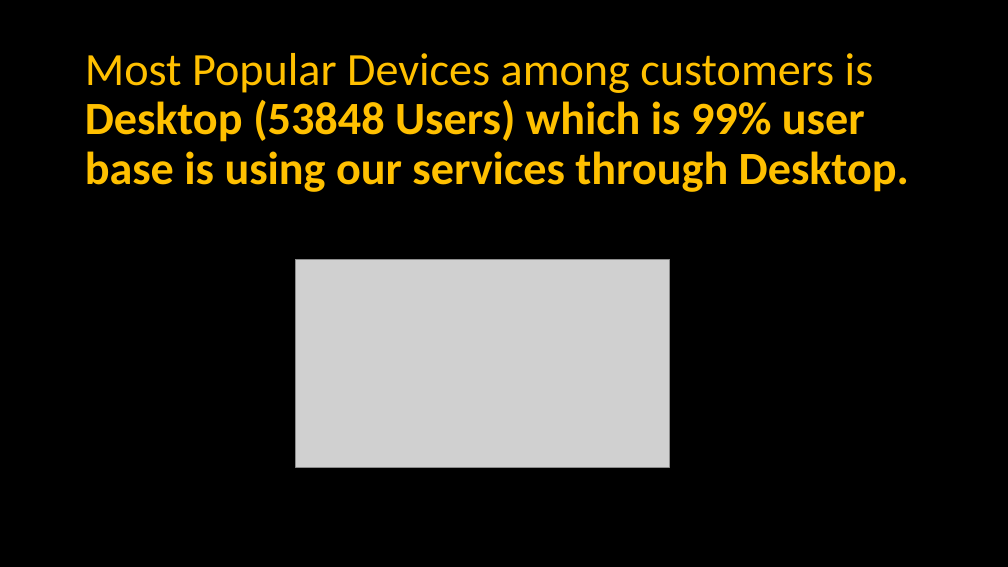
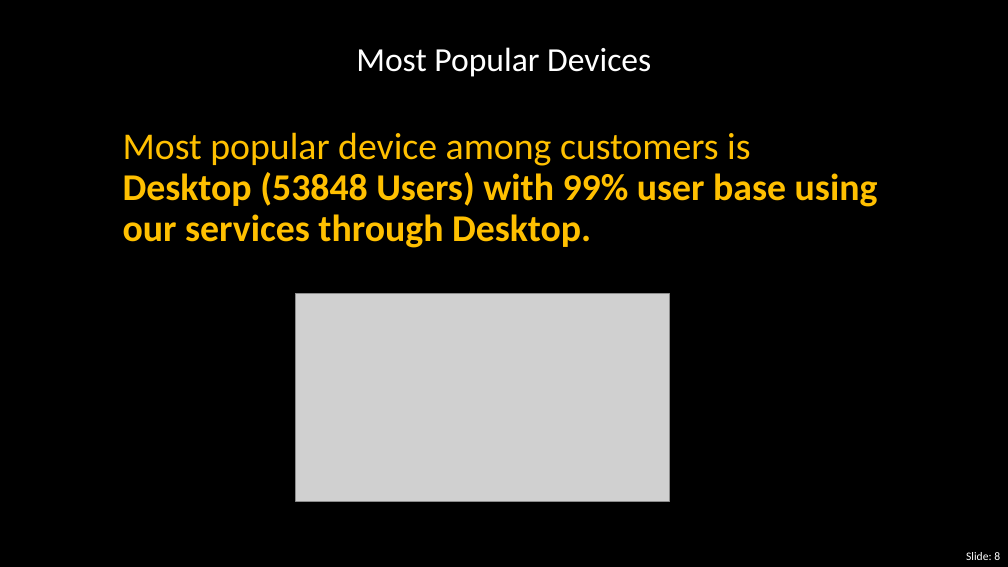
Before and after one commit to AnjaliMangal/MQL-Project-Main, a slide deck: slide 8 of Project1-Final-Files/Presenting_DataGuru.pptx. Drawn at 1008x567 pixels with LibreOffice and Linux fonts; fonts in the diff are those of the drawing; grey boxes stand for pictures. Boxes give left, top, right and bottom in pixels: in the first picture for what was removed or moved away, otherwise in the second. Text is boxed around its words. In the diff, an @@ line names an element or a change of style, - is before the commit and + after.

```diff
--- a/Project1-Final-Files/Presenting_DataGuru.pptx
+++ b/Project1-Final-Files/Presenting_DataGuru.pptx
@@ text added at (356,47,651,77), 32 pt, text #FFFFFF @@
+Most Popular Devices
@@ title at (123,132,878,248): text changed; size 44 to 36 pt @@
-Most Popular Devices among customers is Desktop (53848 Users) which is 99% user base is using our services through Desktop.
+Most popular device among customers is Desktop (53848 Users) with 99% user base using our services through Desktop.
@@ picture: place and size @@
-picture at (296,259,669,467)
+picture at (296,293,669,501)
@@ page number added at (966,552,1000,560), 11 pt, text #FFFFFF @@
+Slide: 8
```
Also in this commit, not shown: 13 other slides changed, 1 slide added.
